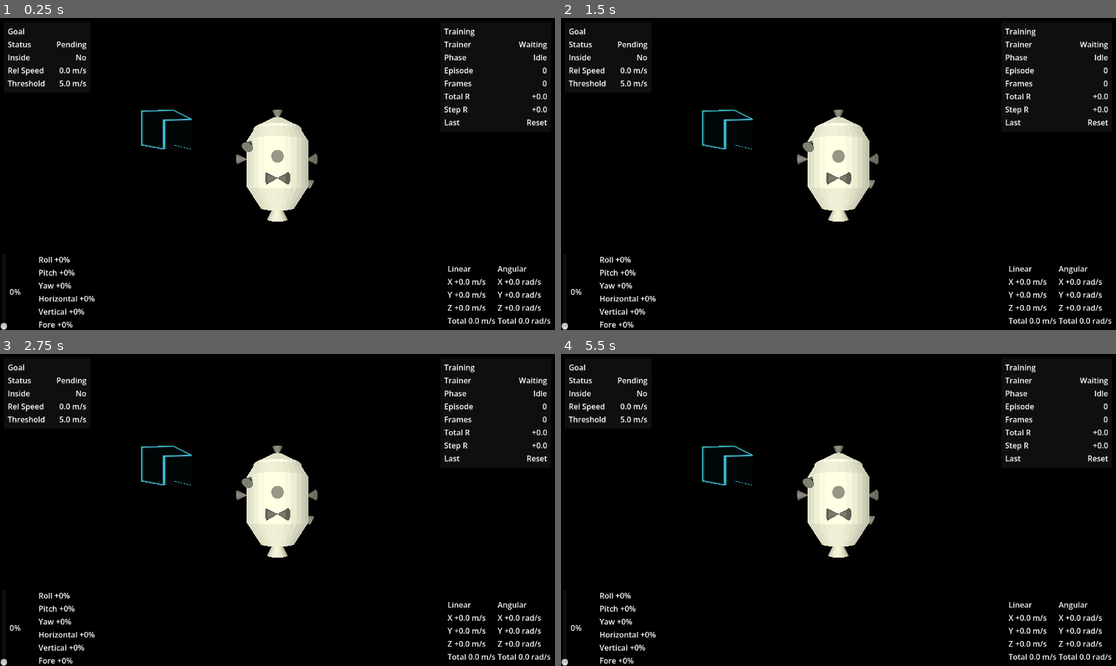
Above: before the commit, frames 1-4 (two rows, left to right).
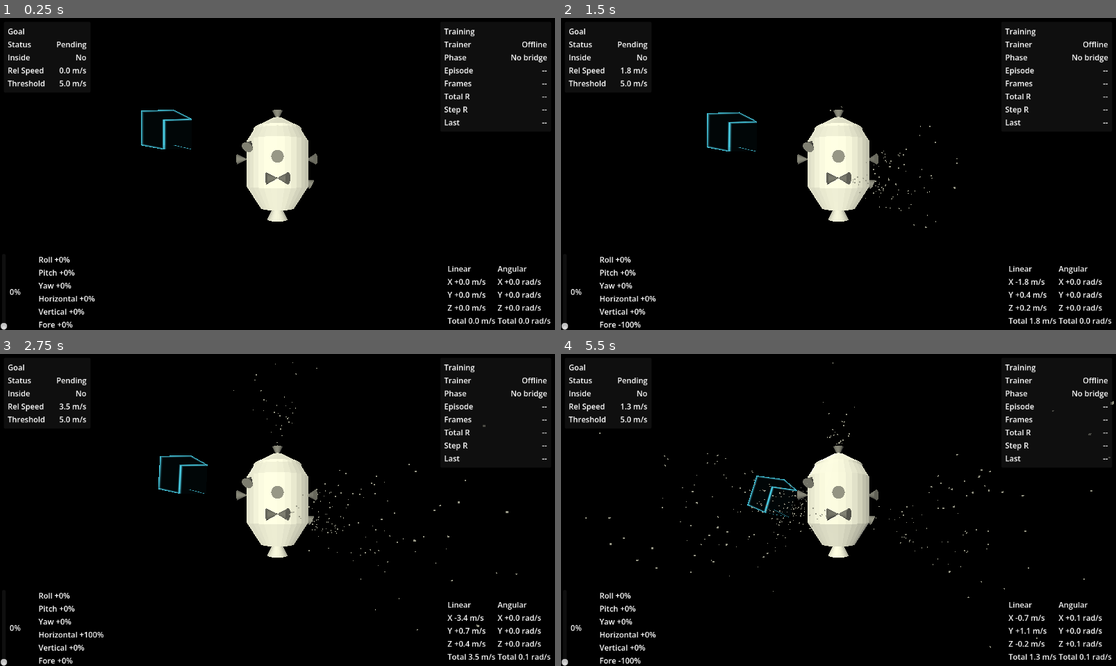
Above: after the commit, the same moments.

Repository: Carth501/anti-manual-spaceship-operation
Game: Godot game, scene res://scenes/space.tscn
The game is run twice, just before and just after one commit, with the same random seed, the same clock (stepped at 60 frames per second) and the same inputs.
Inputs (mouse positions are in pixels of both pictures, inside the frame that each line leads up to):
- Up to frame 1 (0.25 s): no input
- Up to frame 2 (1.5 s): tap Enter at 0.5 s; move the mouse to (960, 158) at 0.52 s; hold L (Lateral_Right) 0.53-1.28 s; right-click (960, 158) at 0.6 s; move the mouse to (727, 189) at 1.27 s; hold O (Lateral_Back) from 1.28 s (still down); right-click (727, 189) at 1.35 s
- Up to frame 3 (2.75 s): move the mouse to (333, 441) at 2.02 s; release O (Lateral_Back) at 2.03 s; hold L (Lateral_Right) from 2.03 s (still down); right-click (333, 441) at 2.1 s
- Up to frame 4 (5.5 s): move the mouse to (810, 572) at 2.77 s; release L (Lateral_Right) at 2.78 s; hold Ctrl (Decrease_Main_Thruster) 2.78-3.53 s; right-click (810, 572) at 2.85 s; move the mouse to (1005, 556) at 3.52 s; hold J (Lateral_Left) 3.53-5.03 s; right-click (1005, 556) at 3.6 s; move the mouse to (672, 463) at 4.27 s; right-click (672, 463) at 4.35 s; move the mouse to (866, 510) at 5.02 s; hold O (Lateral_Back) from 5.03 s (still down); right-click (866, 510) at 5.1 s

The runs differ from the first frame. In frame 1, 0.3% of the frame differs, in the area x 92-99%, y 7-35%; in frame 2, 0.9%; in frame 3, 1.0%; in frame 4, 1.5%, in the area x 4-100%, y 2-100%.
Error after the commit: Parse Error: Cannot infer the type of "far_target_speed" variable because the value doesn't have a set type. (res://scripts/rl_bridge.gd:544)

Commit message:
Refactor reward scaling and speed penalty parameters for improved trajectory handling

Diff:
--- a/scripts/rl_bridge.gd
+++ b/scripts/rl_bridge.gd
@@ -13,15 +13,16 @@
 @export_range(1, 60, 1) var default_action_frames := 8
 @export_range(1, 100000, 1) var episode_frame_limit := 2400
 @export_range(0.0, 100000.0, 0.1, "or_greater") var training_boundary_radius := 1500.0
-@export_range(0.0, 100.0, 0.001, "or_greater") var progress_reward_scale := 0.5
+@export_range(0.0, 100.0, 0.001, "or_greater") var progress_reward_scale := 0.1
 @export_range(0.0, 100000.0, 0.1, "or_greater") var approach_bonus_radius := 120.0
-@export_range(0.0, 1000.0, 0.001, "or_greater") var approach_bonus_scale := 25.0
+@export_range(0.0, 1000.0, 0.001, "or_greater") var approach_bonus_scale := 0.0
 @export_range(0.0, 100000.0, 0.001, "or_greater") var trajectory_alignment_reward_scale := 5000.0
 @export_range(0.001, 10000.0, 0.1, "or_greater") var trajectory_reward_distance_offset := 50.0
 @export_range(0.0, 1000.0, 0.01, "or_greater") var trajectory_reward_min_relative_speed := 0.25
-@export_range(0.0, 100.0, 0.001, "or_greater") var speed_penalty_scale := 0.02
-@export_range(0.0, 100000.0, 0.1, "or_greater") var speed_penalty_distance := 150.0
-@export_range(0.1, 8.0, 0.1, "or_greater") var speed_penalty_falloff_exponent := 2.0
+@export_range(0.0, 100.0, 0.001, "or_greater") var speed_penalty_scale := 0.1
+@export_range(0.0, 100000.0, 0.1, "or_greater") var speed_penalty_distance := 200.0
+@export_range(0.0, 1000.0, 0.1, "or_greater") var speed_penalty_target_speed_margin := 3.0
+@export_range(0.1, 8.0, 0.1, "or_greater") var speed_penalty_falloff_exponent := 1.0
 @export_range(0.0, 100.0, 0.001, "or_greater") var thruster_penalty_scale := 0.001
 @export_range(0.0, 10.0, 0.0001, "or_greater") var living_penalty_per_frame := 0.001
 @export_range(0.0, 10000.0, 0.1, "or_greater") var goal_zone_entry_bonus := 20.0
@@ -338,6 +339,7 @@
 		"trajectory_reward_min_relative_speed": trajectory_reward_min_relative_speed,
 		"speed_penalty_scale": speed_penalty_scale,
 		"speed_penalty_distance": speed_penalty_distance,
+		"speed_penalty_target_speed_margin": speed_penalty_target_speed_margin,
 		"speed_penalty_falloff_exponent": speed_penalty_falloff_exponent,
 		"thruster_penalty_scale": thruster_penalty_scale,
 		"living_penalty_per_frame": living_penalty_per_frame,
@@ -431,15 +433,19 @@
 
 
 func _compute_reward_terms() -> Dictionary:
-	# Current shaping deliberately makes intercept geometry the primary signal.
-	# Speed only ramps in close to the goal so PPO can first learn to approach
-	# the target before it is asked to brake precisely for docking.
+	# Simplified shaping: keep one small direct progress hint, make trajectory
+	# alignment the dominant far-field signal, and only penalize excess speed
+	# once the ship is close enough that terminal braking matters.
 	var current_goal_distance := _get_goal_distance()
 	var goal_distance_delta := previous_goal_distance - current_goal_distance
 	var progress_reward := goal_distance_delta * progress_reward_scale
-	var previous_goal_potential := _compute_goal_potential(previous_goal_distance)
-	var current_goal_potential := _compute_goal_potential(current_goal_distance)
-	var approach_bonus := (current_goal_potential - previous_goal_potential) * approach_bonus_scale
+	var previous_goal_potential := 0.0
+	var current_goal_potential := 0.0
+	var approach_bonus := 0.0
+	if approach_bonus_scale > 0.0:
+		previous_goal_potential = _compute_goal_potential(previous_goal_distance)
+		current_goal_potential = _compute_goal_potential(current_goal_distance)
+		approach_bonus = (current_goal_potential - previous_goal_potential) * approach_bonus_scale
 	var relative_velocity := goal_area.get_relative_velocity()
 	var trajectory_closest_distance := _compute_trajectory_closest_goal_distance(relative_velocity, current_goal_distance)
 	var trajectory_closing_time := _compute_trajectory_closing_time(relative_velocity)
@@ -448,7 +454,11 @@
 		trajectory_closest_distance,
 	)
 	var speed_penalty_weight := _get_speed_penalty_weight(current_goal_distance)
-	var speed_penalty := goal_area.get_relative_speed() * speed_penalty_scale * speed_penalty_weight
+	var speed_penalty_target_speed := _get_speed_penalty_target_speed(current_goal_distance, speed_penalty_weight)
+	var speed_penalty_excess_speed := 0.0
+	if speed_penalty_weight > 0.0:
+		speed_penalty_excess_speed = max(goal_area.get_relative_speed() - speed_penalty_target_speed, 0.0)
+	var speed_penalty := speed_penalty_excess_speed * speed_penalty_scale
 	var throttles := ship.get_thruster_controller().get_current_throttles()
 	var throttle_sum := 0.0
 	for throttle_value in throttles:
@@ -475,6 +485,8 @@
 		"trajectory_alignment_reward": trajectory_alignment_reward,
 		"speed_penalty": speed_penalty,
 		"speed_penalty_weight": speed_penalty_weight,
+		"speed_penalty_target_speed": speed_penalty_target_speed,
+		"speed_penalty_excess_speed": speed_penalty_excess_speed,
 		"thruster_penalty": thruster_penalty,
 		"living_penalty": living_penalty,
 		"dense_total": total_reward,
@@ -520,14 +532,20 @@
 
 
 func _get_speed_penalty_weight(goal_distance: float) -> float:
-	if goal_area.is_ship_inside():
-		return 1.0
-
 	if speed_penalty_distance <= 0.0:
-		return 1.0
+		return 0.0
 
 	var normalized_nearness: float = clamp(1.0 - (goal_distance / speed_penalty_distance), 0.0, 1.0)
 	return pow(normalized_nearness, speed_penalty_falloff_exponent)
+
+
+func _get_speed_penalty_target_speed(goal_distance: float, penalty_weight: float = -1.0) -> float:
+	var near_target_speed := max(goal_area.speed_threshold_mps, 0.0)
+	var far_target_speed := near_target_speed + max(speed_penalty_target_speed_margin, 0.0)
+	var normalized_nearness := penalty_weight
+	if normalized_nearness < 0.0:
+		normalized_nearness = _get_speed_penalty_weight(goal_distance)
+	return lerp(far_target_speed, near_target_speed, normalized_nearness)
 
 
 func _get_observation() -> Array[float]:
